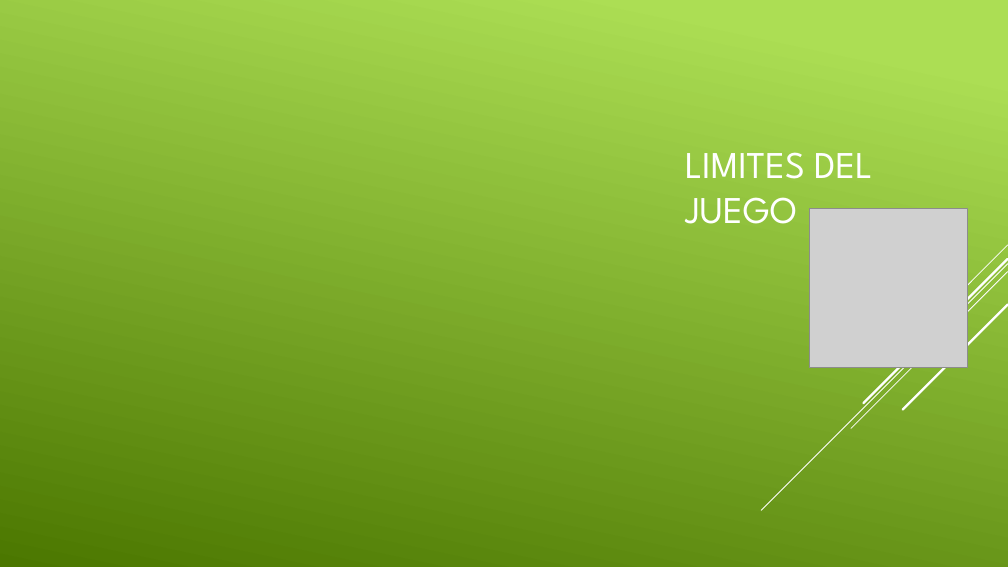
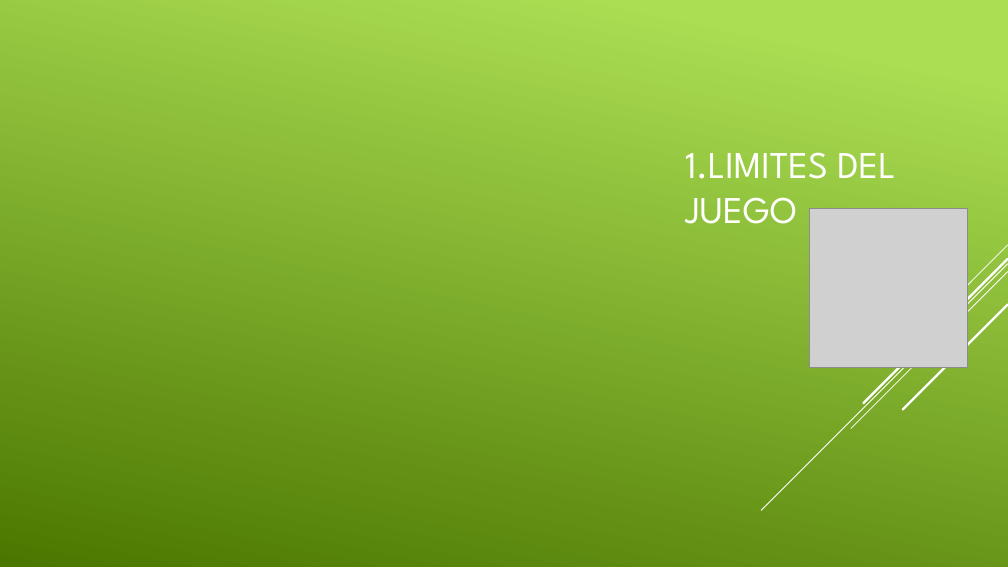
Before and after one commit to aigora/twA109_1920-camara-termica, a slide deck: slide 3 of CROSS the road.pptx. Drawn at 1008x567 pixels with LibreOffice and Linux fonts; fonts in the diff are those of the drawing; grey boxes stand for pictures. Boxes give left, top, right and bottom in pixels: in the first picture for what was removed or moved away, otherwise in the second. Text is boxed around its words. In the diff, an @@ line names an element or a change of style, - is before the commit and + after.

```diff
--- a/CROSS the road.pptx
+++ b/CROSS the road.pptx
@@ title at (x1=685, y1=152, x2=895, y2=224): text changed @@
-LIMITES DEL JUEGO
+1.LIMITES DEL JUEGO
```
Also in this commit, not shown: 1 other slide changed, 2 slides added, 1 slide removed.
